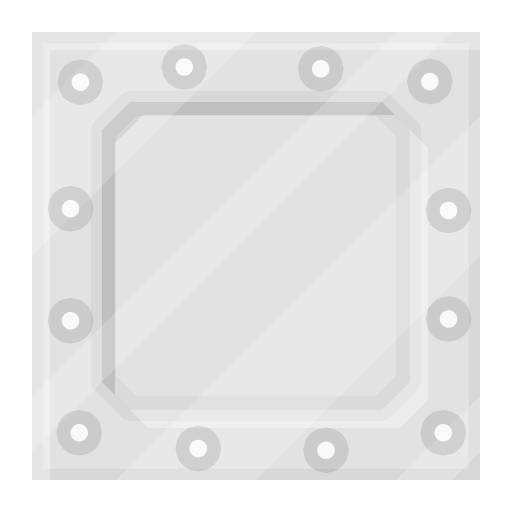
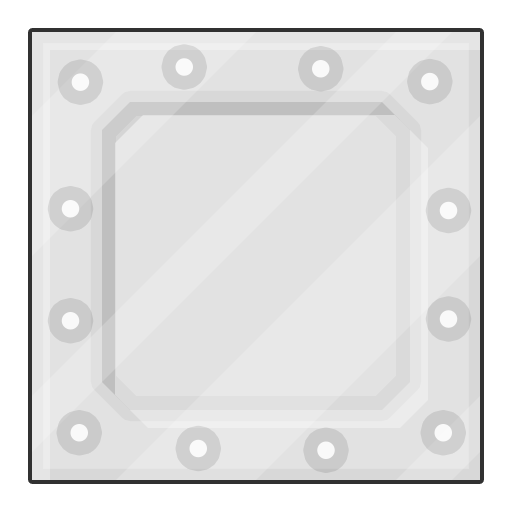
Two versions of the same layered image (512 × 512). Layer-by-layer changes:
pixels changed over (x1=28, y1=28, x2=484, y2=484) (layer not identified)
